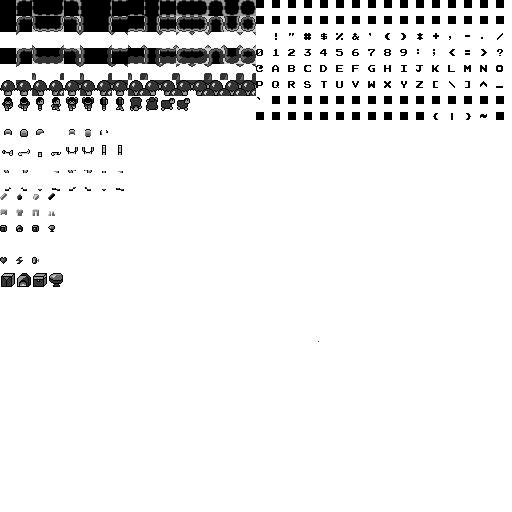
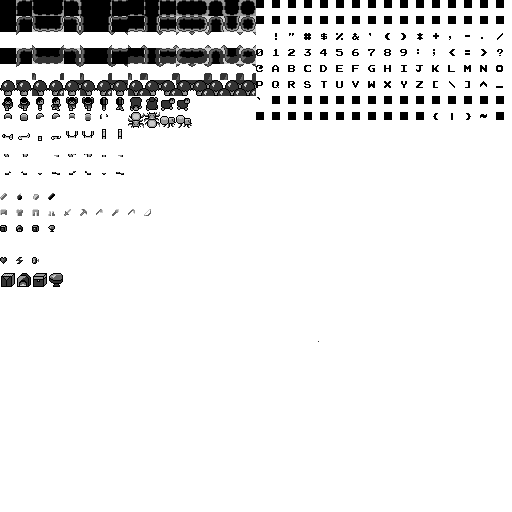
Revision of a layered (512, 512) image; what changed, layer by layer:
painted on "spritesheet.png" over (2, 112, 192, 216)
